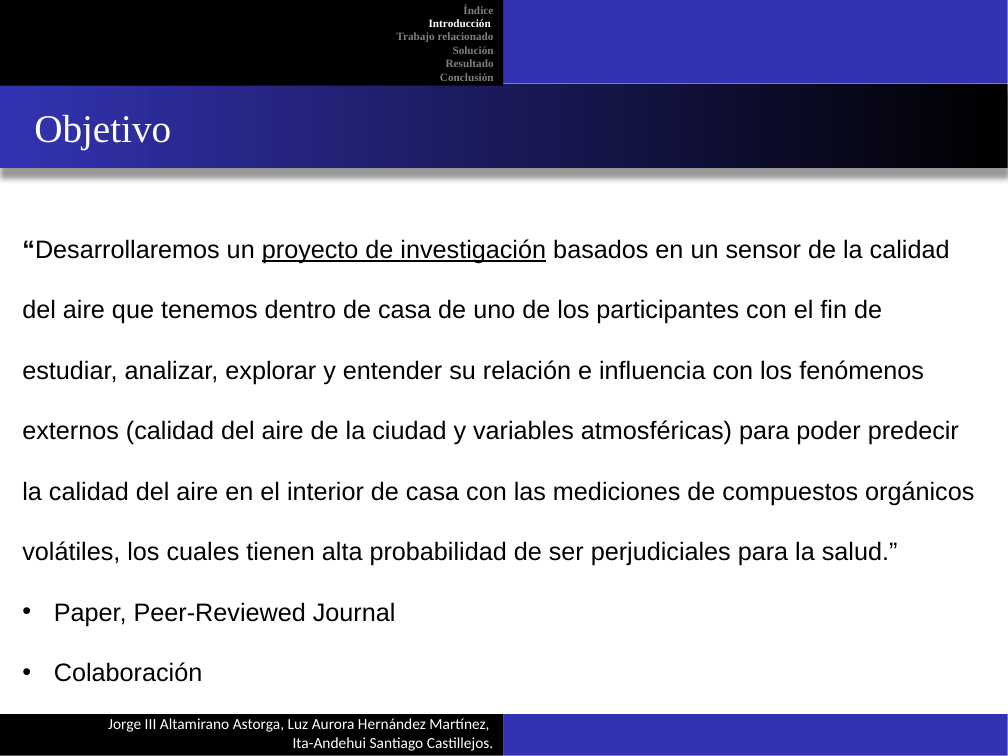
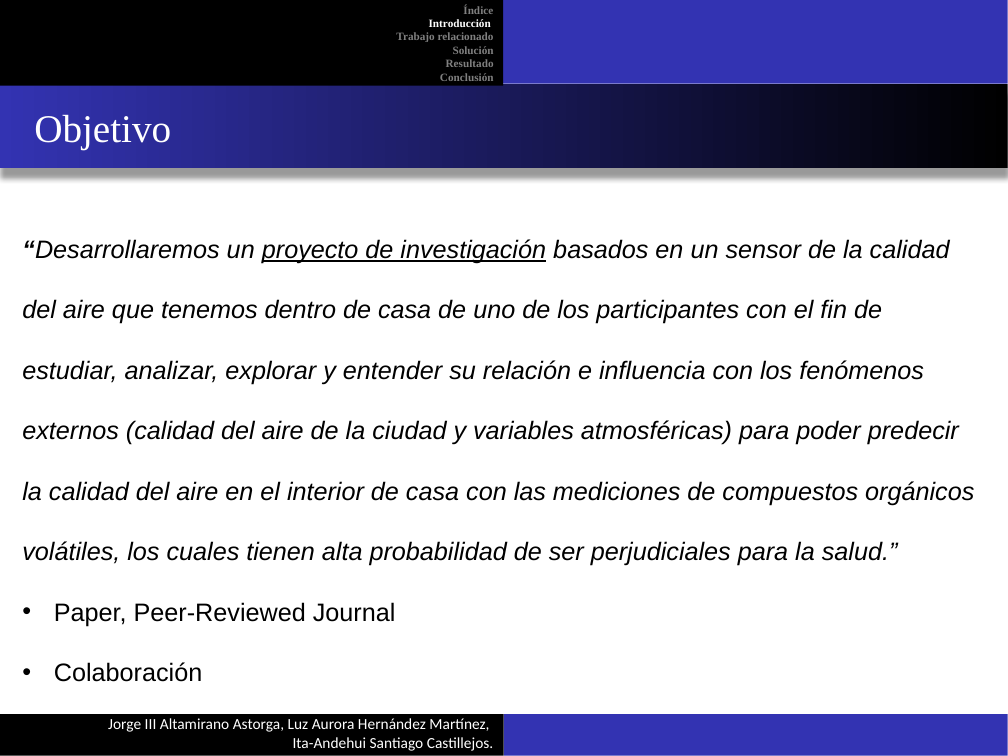
Before and after one commit to philwebsurfer/dlfinal, a slide deck: slide 2 of presentacion.pptx. Drawn at 1008x756 pixels with LibreOffice and Linux fonts; fonts in the diff are those of the drawing. Boxes give left, top, right and bottom in pixels: in the first picture for what was removed or moved away, otherwise in the second. Text is boxed around its words. In the diff, an @@ line names an element or a change of style, - is before the commit and + after.

Commit message:
updated presentacion.(pdf|pptx)

```diff
--- a/presentacion.pptx
+++ b/presentacion.pptx
@@ text at <box>22,239,974,566</box>: italic on @@
```
Also in this commit, not shown: 2 slides removed, 1 other file.
